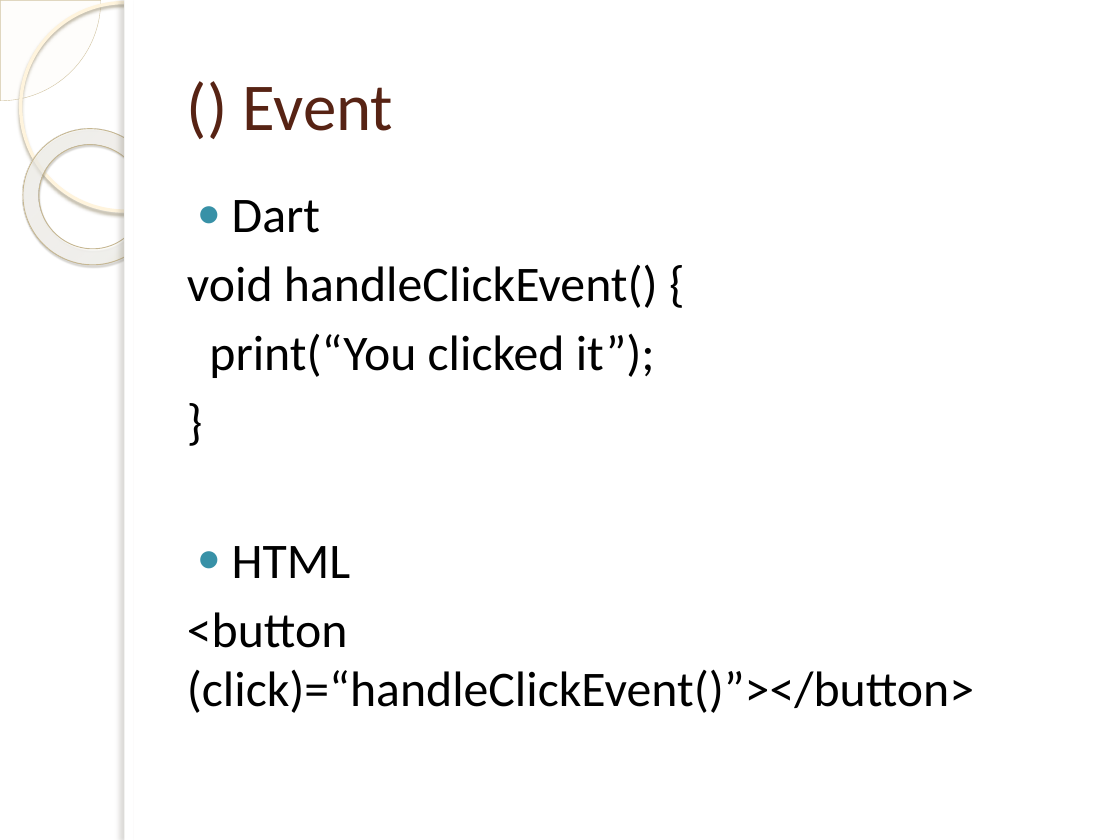
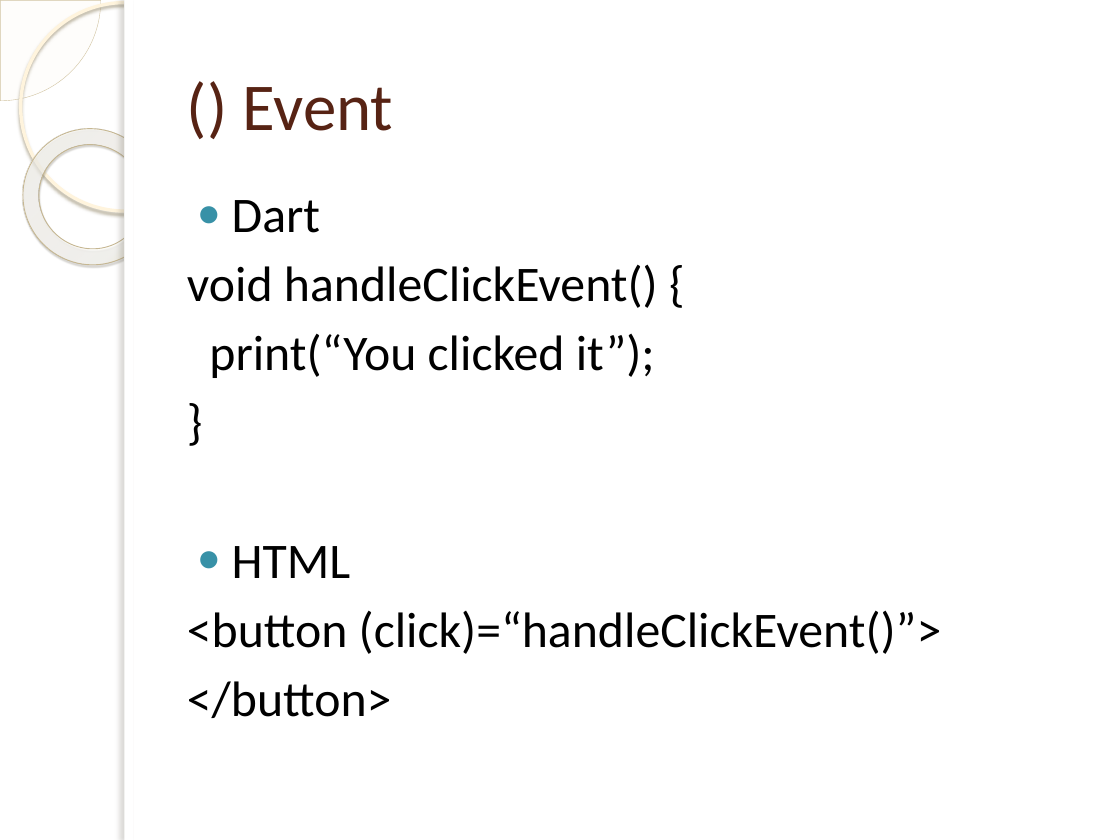
Before and after one commit to cdnielson/angular2presentation, a slide deck: slide 15 of Angular 2.pptx. Drawn at 1120x840 pixels with LibreOffice and Linux fonts; fonts in the diff are those of the drawing; background and template pictures are left out. Boxes give left, top, right and bottom in pixels: in the first picture for what was removed or moved away, otherwise in the second. Text is boxed around its words. In the diff, an @@ line names an element or a change of style, - is before the commit and + after.

```diff
--- a/Angular 2.pptx
+++ b/Angular 2.pptx
@@ text at [187,610,942,718]: text changed @@
-<button (click)=“handleClickEvent()”></button>
+<button (click)=“handleClickEvent()”>
+</button>
```
Also in this commit, not shown: 7 other slides changed, 3 other files.
